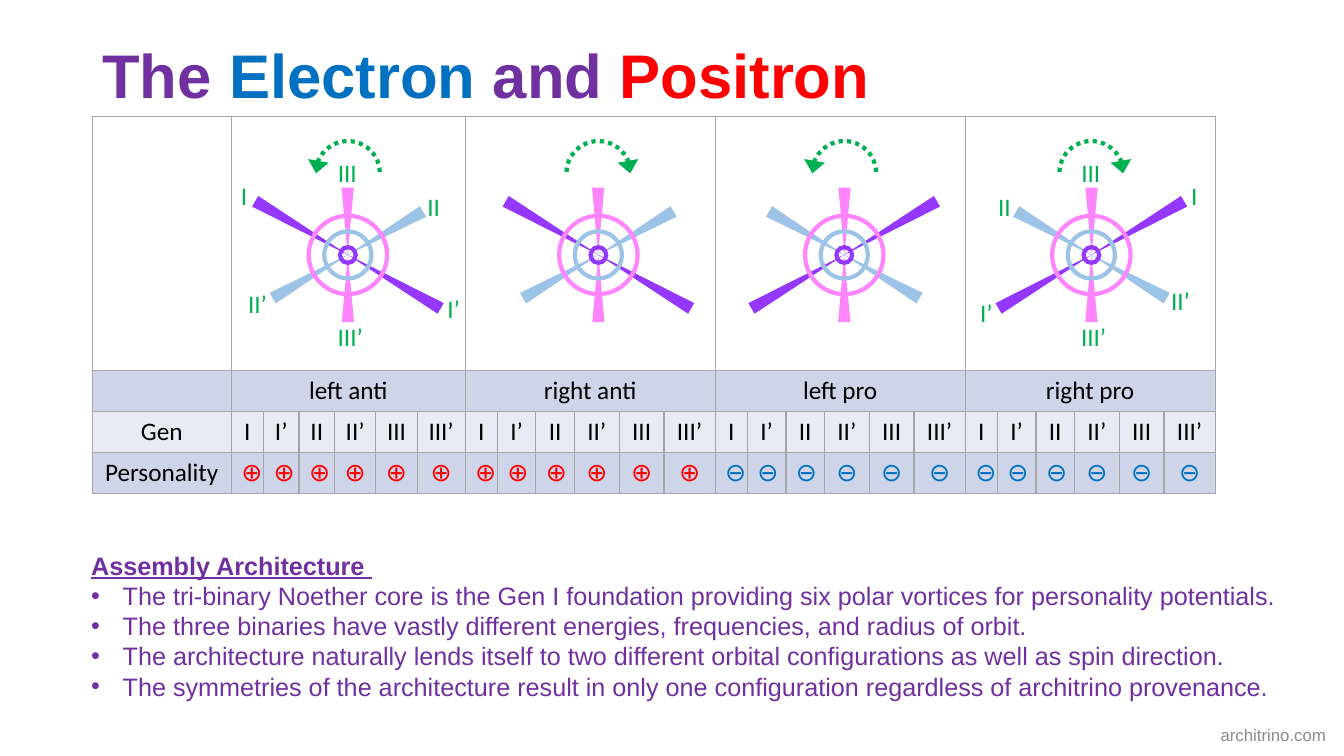
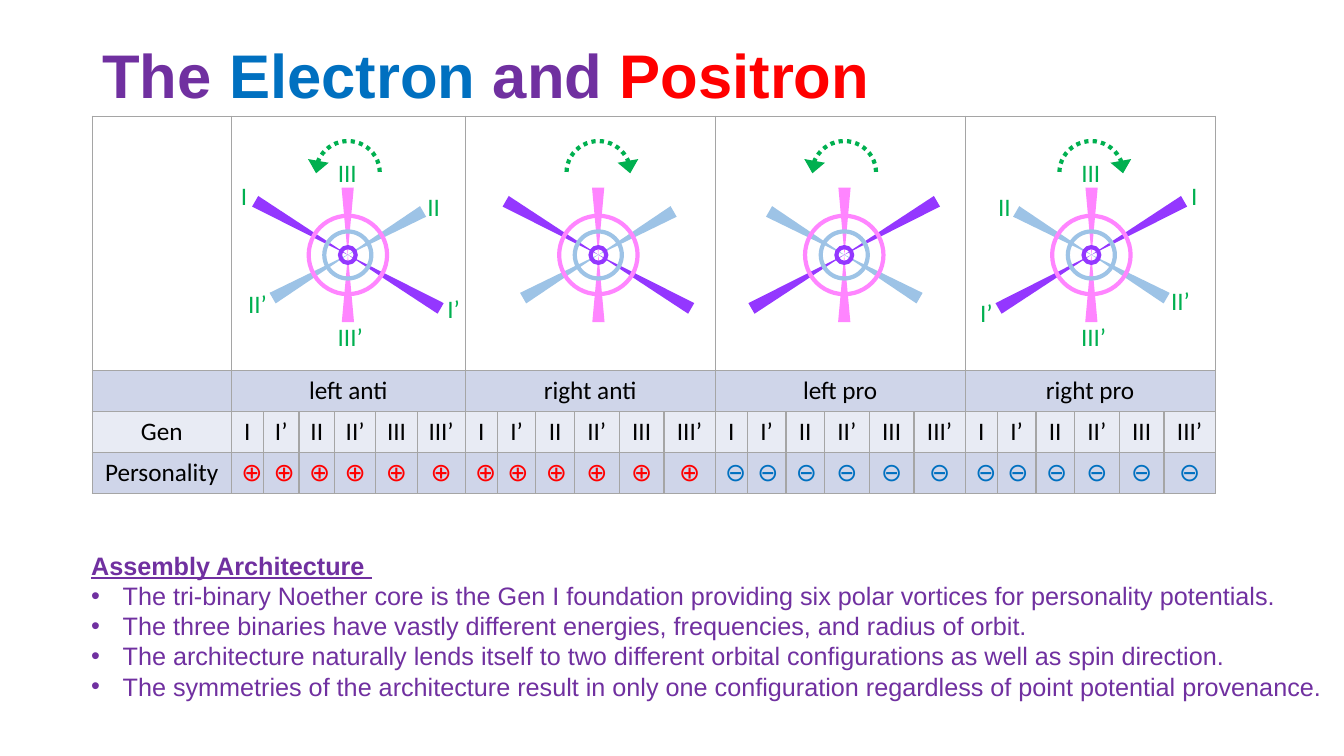
Before and after one commit to jmarkmorris/architrino, a slide deck: slide 33 of reference/archie/presentations/NPQG Assemblies - Intro.pptx. Drawn at 1344x756 pixels with LibreOffice and Linux fonts; fonts in the diff are those of the drawing. Boxes give left, top, right and bottom in pixels: in the first picture for what was removed or moved away, otherwise in the second. Text is boxed around its words. In the diff, an @@ line names an element or a change of style, - is before the commit and + after.

```diff
--- a/reference/archie/presentations/NPQG Assemblies - Intro.pptx
+++ b/reference/archie/presentations/NPQG Assemblies - Intro.pptx
@@ text at [123,677,1321,701]: text changed @@
-• The symmetries of the architecture result in only one configuration regardless of architrino provenance.
+• The symmetries of the architecture result in only one configuration regardless of point potential provenance.
@@ text removed at [1221,729,1326,741] @@
-architrino.com
```
Also in this commit, not shown: 35 other slides changed, 6 other files.
